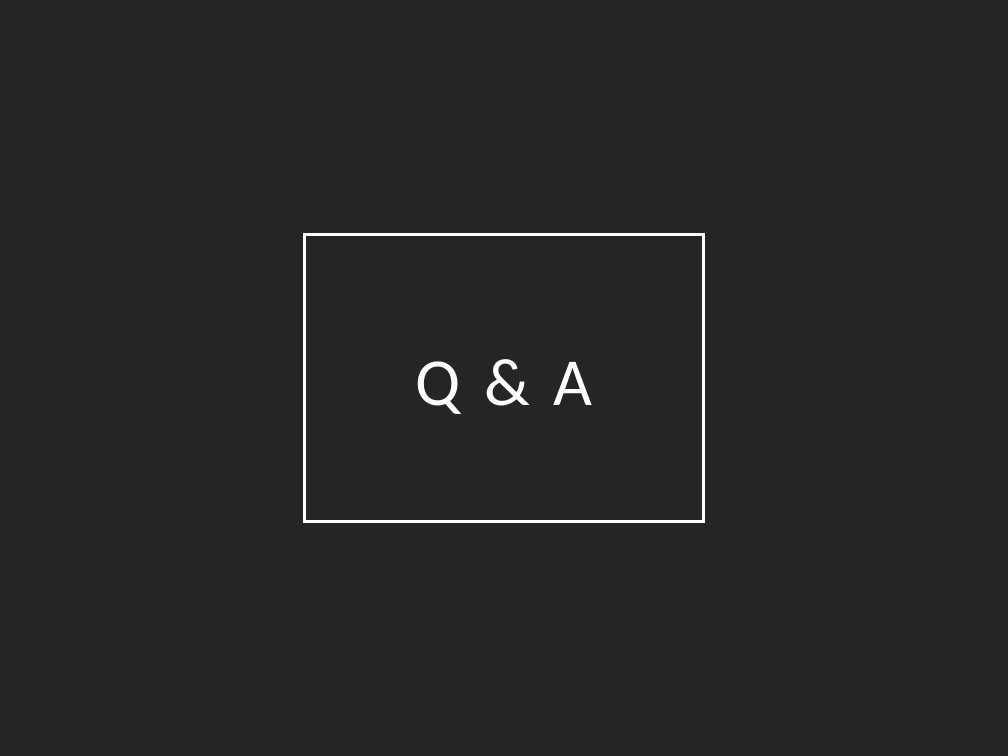
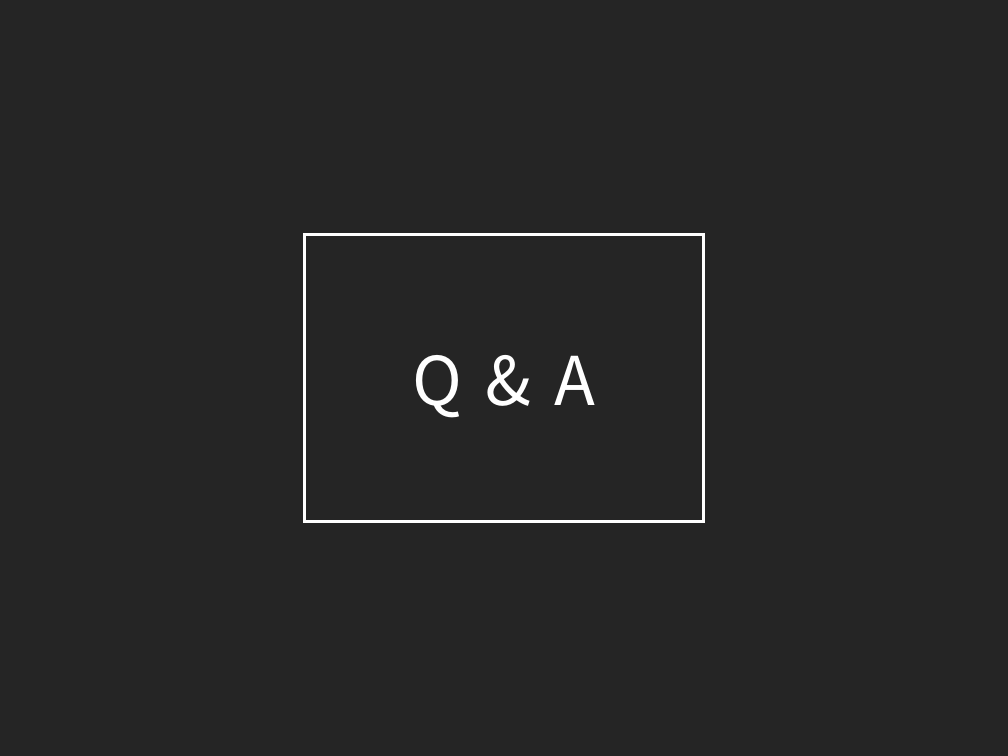
Before and after one commit to EyeComputing/Eye_Computing, a slide deck: slide 19 of 합숙_결과_(3주차)_발표.pptx (slide 7 before the commit). Drawn at 1008x756 pixels with LibreOffice and Linux fonts; fonts in the diff are those of the drawing; background and template pictures are left out; a plain dark background stands for a picture behind light text. Boxes give left, top, right and bottom in pixels: in the first picture for what was removed or moved away, otherwise in the second. Text is boxed around its words. In the diff, an @@ line names an element or a change of style, - is before the commit and + after.

```diff
--- a/합숙_결과_(3주차)_발표.pptx
+++ b/합숙_결과_(3주차)_발표.pptx
@@ text "Q & A" at (412, 355, 595, 418): font Calibri to Noto Sans CJK KR @@
```
Also in this commit, not shown: 2 other slides changed, 17 slides added, 5 slides removed.
